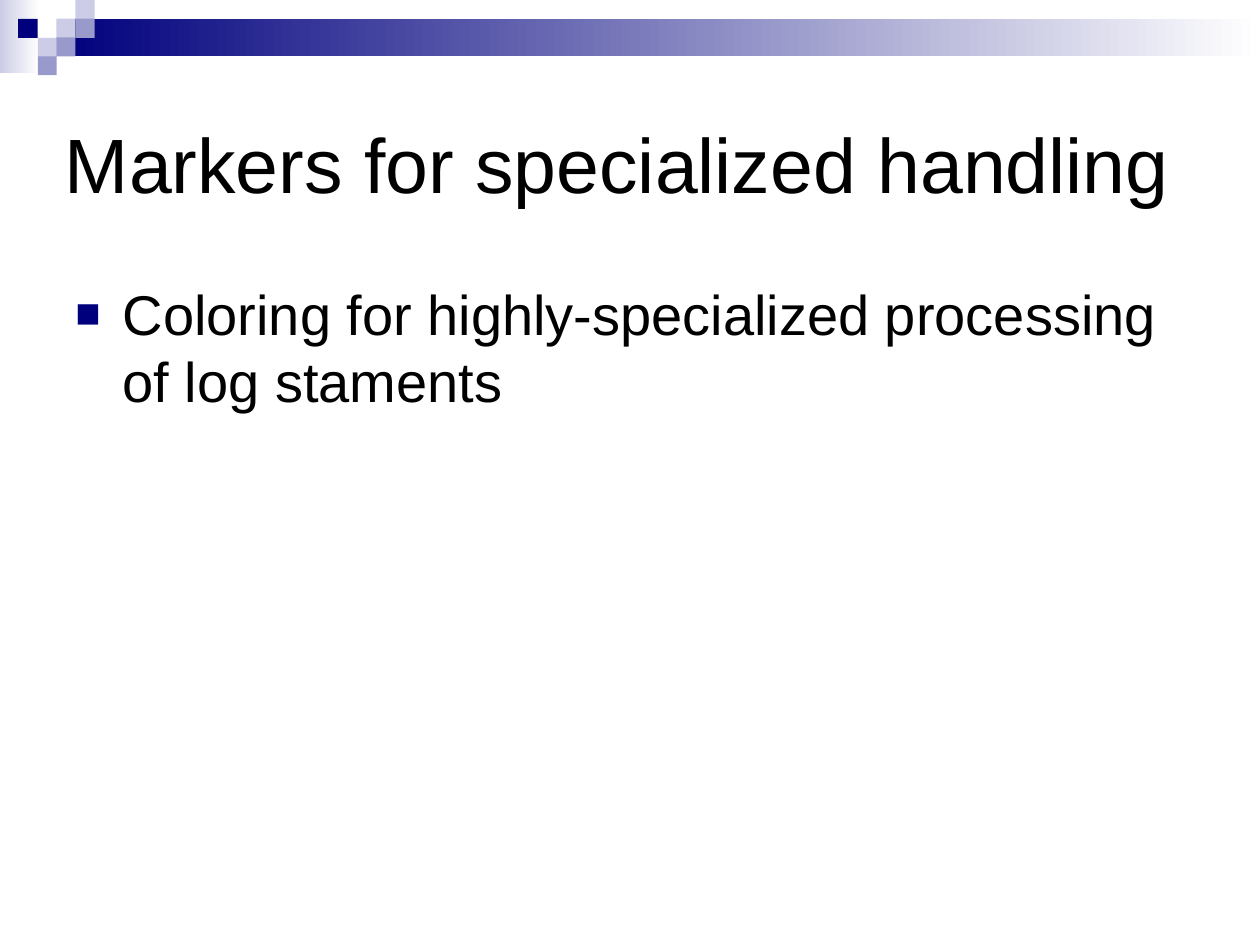
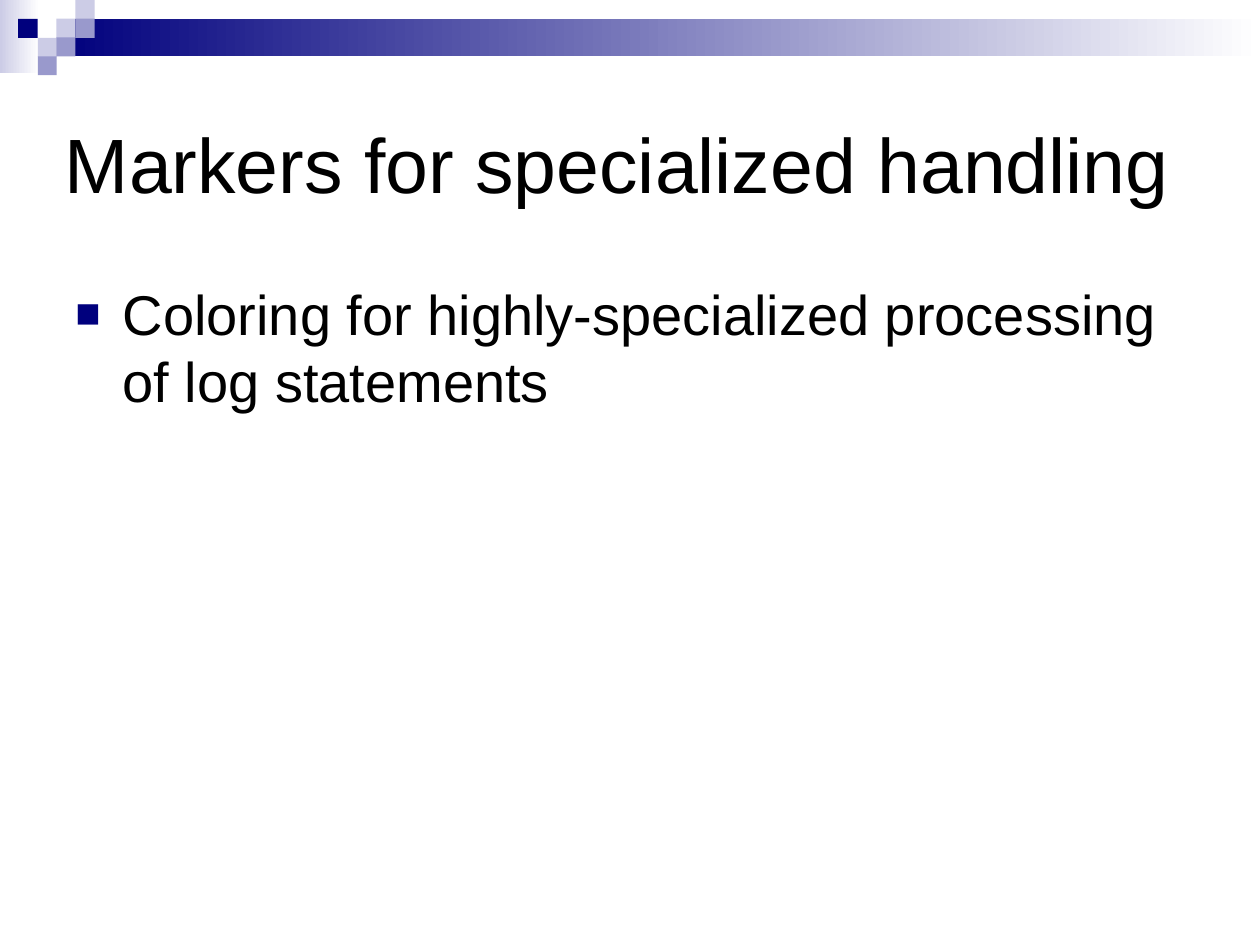
Before and after one commit to qos-ch/logback, a slide deck: slide 16 of logback-site/src/site/resources/10reasons.ppt (slide 15 before the commit). Drawn at 1260x945 pixels with LibreOffice and Linux fonts; fonts in the diff are those of the drawing; background and template pictures are left out. Boxes give left, top, right and bottom in pixels: in the first picture for what was removed or moved away, otherwise in the second. Text is boxed around its words. In the diff, an @@ line names an element or a change of style, - is before the commit and + after.

```diff
--- a/logback-site/src/site/resources/10reasons.ppt
+++ b/logback-site/src/site/resources/10reasons.ppt
@@ text at (123, 294, 1156, 413): text changed @@
-■ Coloring for highly-specialized processing of log staments
+■ Coloring for highly-specialized processing of log statements
```
Also in this commit, not shown: 12 other slides changed, 4 slides added, 1 slide removed, 2 other files.
